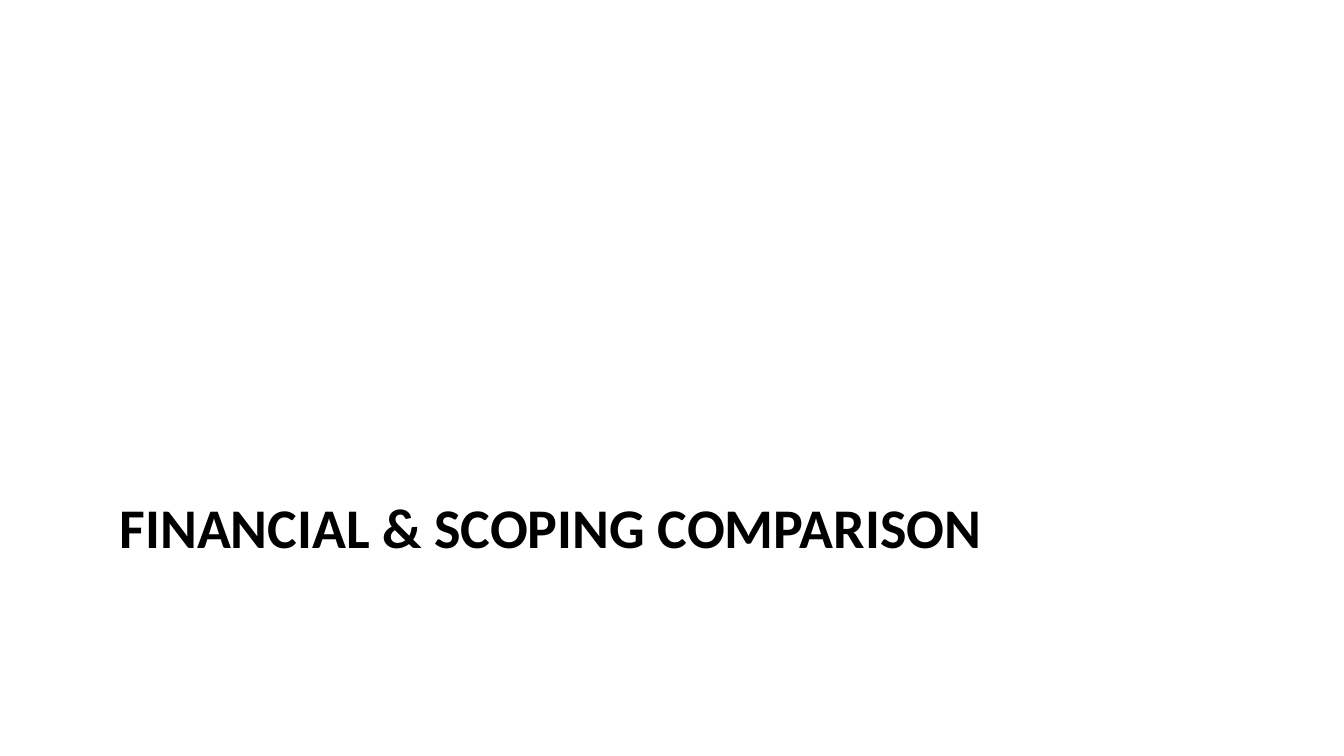
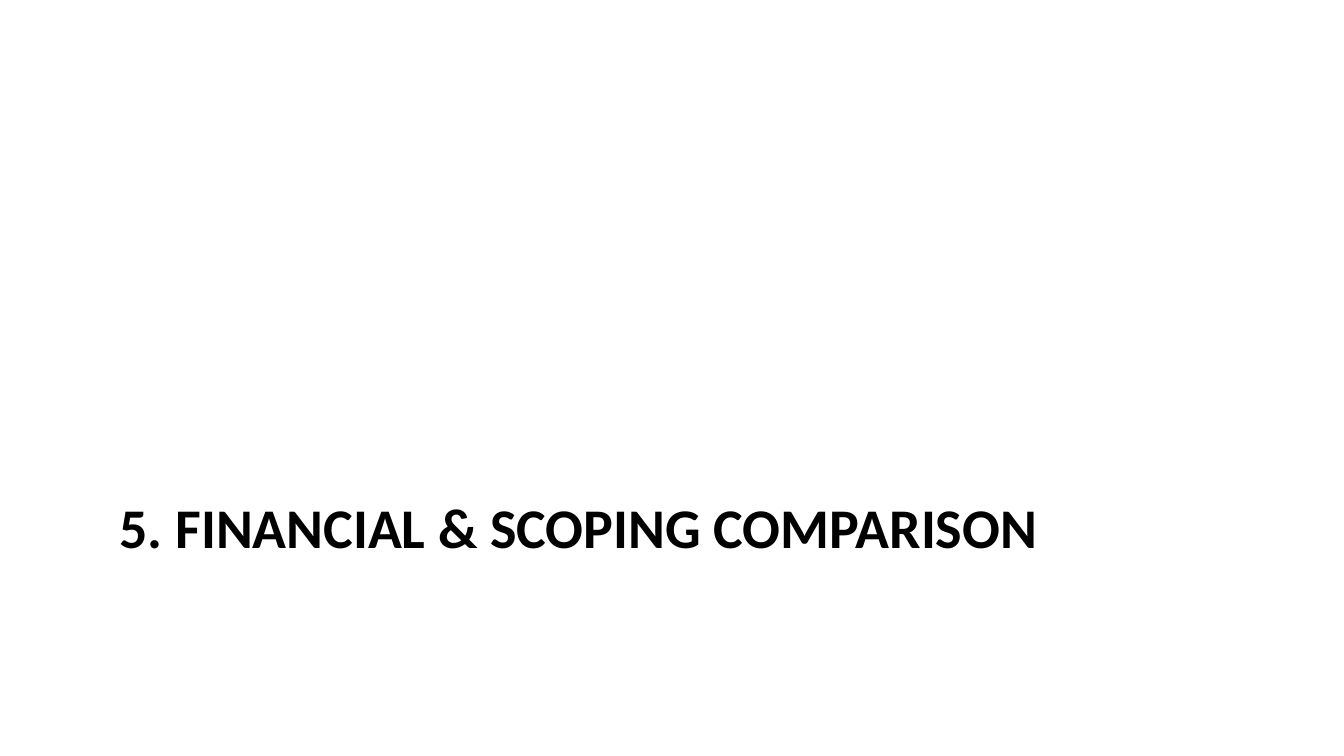
Before and after one commit to igor-kan/quarto-writing, a slide deck: slide 17 of posts/aurora_internal_ai_assistant_proposal_slides.pptx. Drawn at 1344x756 pixels with LibreOffice and Linux fonts; fonts in the diff are those of the drawing. Boxes give left, top, right and bottom in pixels: in the first picture for what was removed or moved away, otherwise in the second. Text is boxed around its words. In the diff, an @@ line names an element or a change of style, - is before the commit and + after.

```diff
--- a/posts/aurora_internal_ai_assistant_proposal_slides.pptx
+++ b/posts/aurora_internal_ai_assistant_proposal_slides.pptx
@@ title at [120,511,1037,549]: text changed @@
-FINANCIAL & SCOPING COMPARISON
+5. FINANCIAL & SCOPING COMPARISON
```
Also in this commit, not shown: 20 other slides changed.
